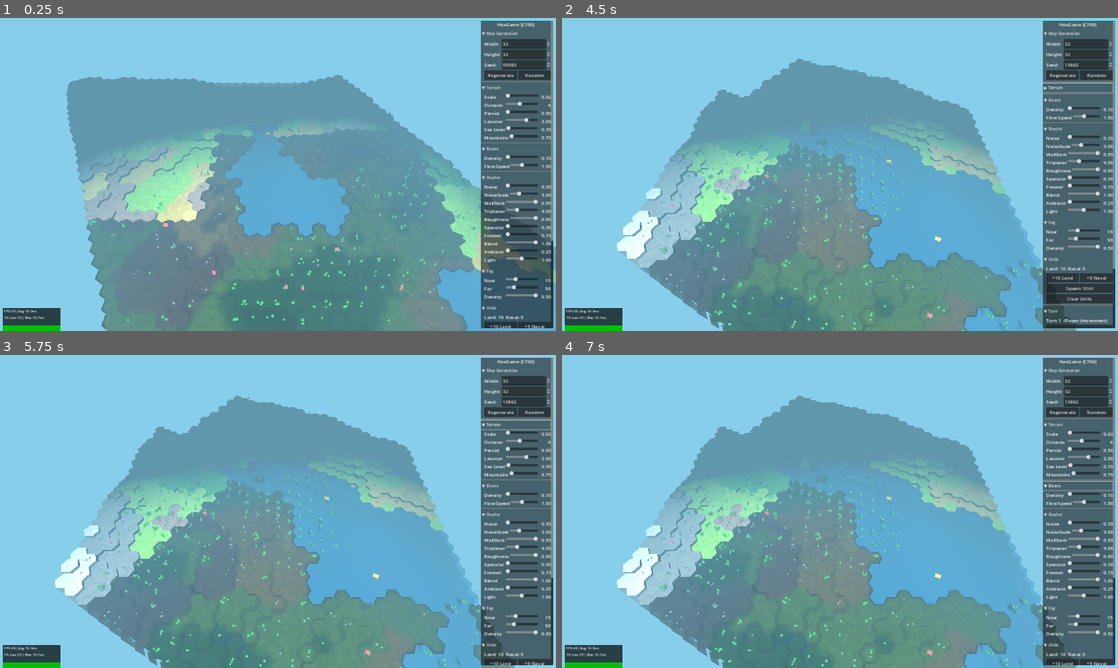
Above: before the commit, frames 1-4 (two rows, left to right).
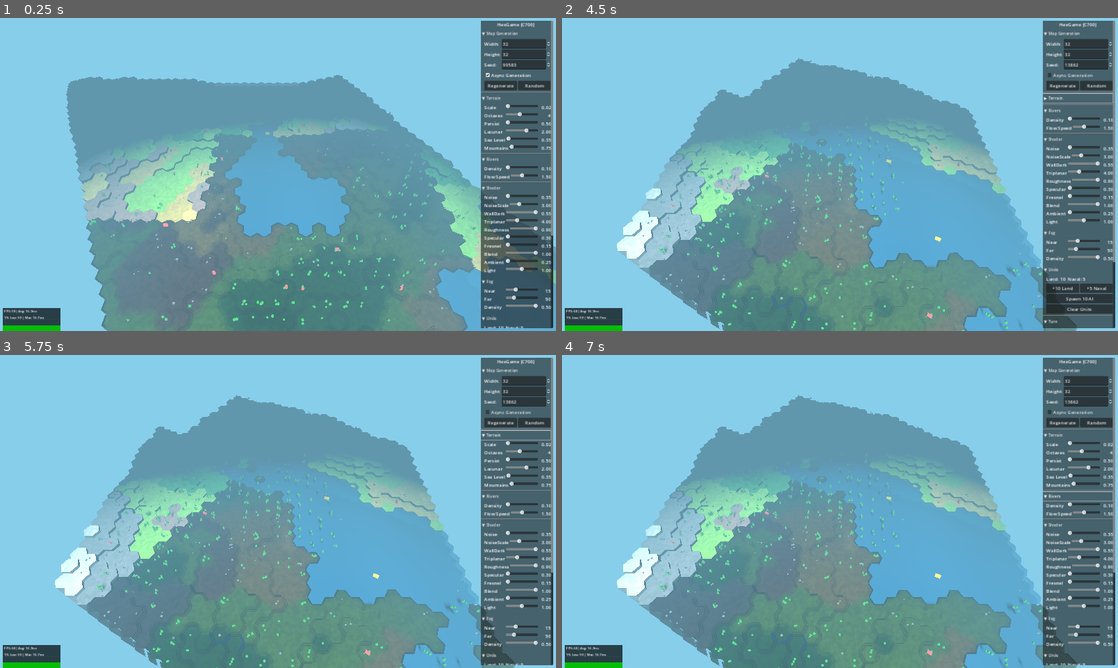
Above: after the commit, the same moments.

Repository: bobum/hexgame
Game: Godot game, scene res://scenes/main.tscn
Two runs of this game, one before a commit and one after it. Both use one fixed random seed, a clock stepped at 60 frames per second and the inputs below.
Inputs (mouse positions are in pixels of both pictures, inside the frame that each line leads up to):
- Up to frame 1 (0.25 s): no input
- Up to frame 2 (4.5 s): click (1079, 74) at 0.5 s, where only the run after the commit has a clickable "Async Generation"; click "▼ Map Generation" at 1.25 s; click "▶ Map Generation" at 2 s; click "Regenerate" at 2.75 s; click "Random" at 3.5 s; click "▼ Terrain" at 4.25 s
- Up to frame 3 (5.75 s): click "▶ Terrain" at 5 s
- Up to frame 4 (7 s): click "▼ Rivers" at 5.75 s; click "▶ Rivers" at 6.5 s

The runs differ from the first frame. In frame 1, 4.4% of the frame differs, in the area x 86-100%, y 16-100%; in frame 2, 4.4%; in frame 3, 4.5%; in frame 4, 4.5%.

Commit message:
Add async map generation with background threading
- Add threaded terrain generation using Godot's Thread class
- Move noise generation (elevation, moisture, biome) to background thread
- Keep rivers and features generation on main thread (requires grid traversal)
- Add async generation UI toggle checkbox in Map Generation folder
- Add generation status label showing progress during async generation
- Add _process() polling for thread completion
- Support both sync and async generation modes

Co-Authored-By: Claude Opus 4.5 <noreply@anthropic.com>

Diff:
--- a/godot/src/generation/map_generator.gd
+++ b/godot/src/generation/map_generator.gd
@@ -2,12 +2,23 @@
 extends RefCounted
 ## Procedural map generation using noise
 ## Matches web/src/generation/MapGenerator.ts
+## Supports both sync and async (threaded) generation
 
 const FeatureClass = preload("res://src/core/feature.gd")
+
+# Signals for async generation progress
+signal generation_started()
+signal generation_progress(phase: String, percent: float)
+signal generation_completed(success: bool, worker_time_ms: float, feature_time_ms: float)
 
 var noise: FastNoiseLite
 var grid: HexGrid
 var river_generator: RiverGenerator
+
+# Threading support
+var _thread: Thread
+var _is_generating: bool = false
+var _pending_seed: int = 0
 
 # Generation parameters
 var sea_level: float = 0.35
@@ -229,3 +240,190 @@
 
 	if tree_count > 0 or rock_count > 0:
 		print("Generated %d trees, %d rocks" % [tree_count, rock_count])
+
+
+# =============================================================================
+# ASYNC GENERATION METHODS
+# =============================================================================
+
+## Start async generation in background thread
+## Call is_generation_complete() in _process() to check when done
+## Then call finish_async_generation() to apply results
+func generate_async(hex_grid: HexGrid, seed_val: int = 0) -> void:
+	if _is_generating:
+		push_error("MapGenerator: Generation already in progress")
+		return
+
+	grid = hex_grid
+	_pending_seed = seed_val if seed_val != 0 else randi()
+	_is_generating = true
+
+	generation_started.emit()
+	generation_progress.emit("terrain", 0.0)
+
+	# Prepare input data for thread (no objects, just primitives)
+	var input = {
+		"width": grid.width,
+		"height": grid.height,
+		"seed": _pending_seed,
+		"noise_scale": noise_scale,
+		"octaves": octaves,
+		"persistence": persistence,
+		"lacunarity": lacunarity,
+		"sea_level": sea_level,
+	}
+
+	# Start background thread
+	_thread = Thread.new()
+	_thread.start(_thread_generate_terrain.bind(input))
+
+
+## Thread worker function - generates terrain data only (no grid access)
+## Returns Dictionary with cells array and timing info
+func _thread_generate_terrain(input: Dictionary) -> Dictionary:
+	var start_time = Time.get_ticks_msec()
+
+	# Create noise generators in thread (thread-safe)
+	var elev_noise = FastNoiseLite.new()
+	elev_noise.noise_type = FastNoiseLite.TYPE_SIMPLEX
+	elev_noise.seed = input["seed"]
+	elev_noise.frequency = input["noise_scale"]
+	elev_noise.fractal_octaves = input["octaves"]
+	elev_noise.fractal_gain = input["persistence"]
+	elev_noise.fractal_lacunarity = input["lacunarity"]
+
+	var moist_noise = FastNoiseLite.new()
+	moist_noise.noise_type = FastNoiseLite.TYPE_SIMPLEX
+	moist_noise.seed = input["seed"] + 1000
+	moist_noise.frequency = 0.03
+
+	var cells: Array[Dictionary] = []
+	var width = input["width"]
+	var height = input["height"]
+	var sea_lvl = input["sea_level"]
+
+	# Generate all cells
+	for r in range(height):
+		for q in range(width):
+			# Calculate world position (same as HexCoordinates.to_world_position)
+			var x = (q + r * 0.5) * (HexMetrics.INNER_RADIUS * 2.0)
+			var z = r * (HexMetrics.OUTER_RADIUS * 1.5)
+
+			# Elevation from noise
+			var noise_val = (elev_noise.get_noise_2d(x, z) + 1.0) / 2.0
+			var elevation: int
+			if noise_val < sea_lvl:
+				elevation = HexMetrics.MIN_ELEVATION
+			else:
+				var normalized = (noise_val - sea_lvl) / (1.0 - sea_lvl)
+				elevation = int(normalized * HexMetrics.MAX_ELEVATION)
+
+			# Moisture from noise
+			var moisture = (moist_noise.get_noise_2d(x, z) + 1.0) / 2.0
+
+			# Determine terrain type (static function for thread safety)
+			var terrain_type = _get_biome_for_thread(elevation, moisture)
+
+			cells.append({
+				"q": q,
+				"r": r,
+				"elevation": elevation,
+				"moisture": moisture,
+				"terrain_type": terrain_type
+			})
+
+	return {
+		"cells": cells,
+		"worker_time": Time.get_ticks_msec() - start_time
+	}
+
+
+## Static biome function for thread (avoids instance access)
+static func _get_biome_for_thread(elevation: int, moisture: float) -> int:
+	# Water
+	if elevation < HexMetrics.WATER_LEVEL:
+		if elevation < HexMetrics.WATER_LEVEL - 1:
+			return TerrainType.Type.OCEAN
+		return TerrainType.Type.COAST
+
+	# High elevation
+	if elevation >= 6:
+		return TerrainType.Type.SNOW
+	if elevation >= 4:
+		return TerrainType.Type.MOUNTAINS
+
+	# Land biomes based on moisture
+	if moisture < 0.2:
+		return TerrainType.Type.DESERT
+	elif moisture < 0.4:
+		if elevation >= 2:
+			return TerrainType.Type.HILLS
+		return TerrainType.Type.SAVANNA
+	elif moisture < 0.6:
+		return TerrainType.Type.PLAINS
+	elif moisture < 0.8:
+		return TerrainType.Type.FOREST
+	else:
+		return TerrainType.Type.JUNGLE
+
+
+## Check if async generation thread has completed
+func is_generation_complete() -> bool:
+	return _thread != null and not _thread.is_alive()
+
+
+## Check if generation is in progress
+func is_generating() -> bool:
+	return _is_generating
+
+
+## Finish async generation - MUST be called from main thread
+## Applies thread results to grid, then runs rivers/features on main thread
+func finish_async_generation() -> Dictionary:
+	if not _thread:
+		return {"worker_time": 0, "feature_time": 0}
+
+	# Wait for thread and get results
+	var result = _thread.wait_to_finish()
+	_thread = null
+
+	generation_progress.emit("applying", 0.3)
+
+	# Apply terrain data to grid (main thread, safe to access grid)
+	for cell_data in result["cells"]:
+		var cell = grid.get_cell(cell_data["q"], cell_data["r"])
+		if cell:
+			cell.elevation = cell_data["elevation"]
+			cell.moisture = cell_data["moisture"]
+			cell.terrain_type = cell_data["terrain_type"]
+
+	generation_progress.emit("rivers", 0.5)
+
+	# Generate rivers on main thread (requires grid traversal)
+	var feature_start = Time.get_ticks_msec()
+	_generate_rivers(_pending_seed)
+
+	generation_progress.emit("features", 0.75)
+
+	# Generate features on main thread
+	_generate_features(_pending_seed)
+
+	var feature_time = Time.get_ticks_msec() - feature_start
+
+	_is_generating = false
+	generation_progress.emit("complete", 1.0)
+	generation_completed.emit(true, result["worker_time"], feature_time)
+
+	return {
+		"worker_time": result["worker_time"],
+		"feature_time": feature_time
+	}
+
+
+## Cancel ongoing generation (cleanup)
+func cancel_generation() -> void:
+	if _thread and _thread.is_alive():
+		# Can't actually cancel thread, but we can wait and discard results
+		_thread.wait_to_finish()
+	_thread = null
+	_is_generating = false
--- a/godot/src/main.gd
+++ b/godot/src/main.gd
@@ -35,6 +35,11 @@
 # Map settings
 var map_width: int = 32
 var map_height: int = 32
+
+# Async generation
+var use_async_generation: bool = true
+var _async_generation_pending: bool = false
+var _async_needs_new_units: bool = false  # True when grid size changed
 
 # UI scene
 const GameUIScene = preload("res://scenes/game_ui.tscn")
@@ -68,6 +73,7 @@
 	game_ui.shader_param_changed.connect(_on_shader_param_changed)
 	game_ui.lighting_param_changed.connect(_on_lighting_param_changed)
 	game_ui.fog_param_changed.connect(_on_fog_param_changed)
+	game_ui.async_toggle_changed.connect(_on_async_toggle_changed)
 
 
 func _setup_screenshot_capture() -> void:
@@ -266,6 +272,11 @@
 				world_env.environment.fog_light_energy = value
 
 
+func _on_async_toggle_changed(enabled: bool) -> void:
+	use_async_generation = enabled
+	print("Async generation: %s" % ("enabled" if enabled else "disabled"))
+
+
 func _on_end_turn() -> void:
 	if turn_manager:
 		turn_manager.end_turn()
@@ -354,6 +365,10 @@
 
 
 func _process(delta: float) -> void:
+	# Check for async generation completion
+	if _async_generation_pending and map_generator and map_generator.is_generation_complete():
+		_finish_async_generation()
+
 	# Update water animation and visibility
 	if chunked_water:
 		chunked_water.update_animation(delta)
@@ -410,6 +425,11 @@
 
 
 func _regenerate_map() -> void:
+	# Cancel any pending async generation
+	if _async_generation_pending and map_generator:
+		map_generator.cancel_generation()
+		_async_generation_pending = false
+
 	# Remove old terrain
 	if chunked_terrain:
 		chunked_terrain.dispose()
@@ -432,8 +452,36 @@
 	if unit_manager:
 		unit_manager.clear()
 
-	# Regenerate
-	map_generator.generate(grid, current_seed)
+	# Regenerate - async or sync based on setting
+	if use_async_generation:
+		_async_generation_pending = true
+		_async_needs_new_units = false  # Same grid, respawn units
+		map_generator.generate_async(grid, current_seed)
+		print("Async map generation started with seed: %d" % current_seed)
+		if game_ui:
+			game_ui.show_generation_status("Generating terrain...")
+	else:
+		map_generator.generate(grid, current_seed)
+		print("Map generated (sync) with seed: %d" % current_seed)
+		_finish_map_build()
+
+
+## Called when async generation completes
+func _finish_async_generation() -> void:
+	_async_generation_pending = false
+	var result = map_generator.finish_async_generation()
+	print("Map generated (async): worker=%dms, features=%dms" % [result["worker_time"], result["feature_time"]])
+	if game_ui:
+		game_ui.hide_generation_status()
+
+	if _async_needs_new_units:
+		_finish_map_build_with_new_units()
+	else:
+		_finish_map_build()
+
+
+## Common map building after generation completes
+func _finish_map_build() -> void:
 	_build_terrain()
 	_build_features()
 
@@ -463,6 +511,38 @@
 		_update_unit_counts()
 
 
+## Map building when grid size changed (needs new unit manager)
+func _finish_map_build_with_new_units() -> void:
+	_build_terrain()
+	_build_features()
+
+	# Update hover with new grid
+	if hex_hover:
+		hex_hover.setup(grid, camera)
+
+	# Setup new unit manager with new grid
+	unit_manager = UnitManager.new(grid)
+	var spawned = unit_manager.spawn_mixed_units(10, 5, 1)
+	print("Spawned %d land, %d naval units" % [spawned["land"], spawned["naval"]])
+	if unit_renderer:
+		unit_renderer.setup(unit_manager, grid)
+		unit_renderer.build()
+
+	# Update pathfinder
+	pathfinder = Pathfinder.new(grid, unit_manager)
+
+	# Update turn manager
+	turn_manager = TurnManager.new(unit_manager)
+	turn_manager.start_game()
+
+	if selection_manager:
+		selection_manager.clear_selection()
+		selection_manager.setup(unit_manager, unit_renderer, grid, camera, pathfinder, path_renderer, turn_manager)
+
+	_update_turn_display()
+	_update_unit_counts()
+
+
 ## Get the hex cell at a world position (for raycasting)
 func get_cell_at_world_pos(world_pos: Vector3) -> HexCell:
 	var coords = HexCoordinates.from_world_position(world_pos)
@@ -471,6 +551,11 @@
 
 ## Regenerate with specific settings
 func regenerate_with_settings(width: int, height: int, seed_val: int) -> void:
+	# Cancel any pending async generation
+	if _async_generation_pending and map_generator:
+		map_generator.cancel_generation()
+		_async_generation_pending = false
+
 	map_width = width
 	map_height = height
 	current_seed = seed_val
@@ -501,33 +586,15 @@
 	grid = HexGrid.new(map_width, map_height)
 	grid.initialize()
 
-	# Generate and build
-	map_generator.generate(grid, current_seed)
-	_build_terrain()
-	_build_features()
-
-	# Update hover with new grid
-	if hex_hover:
-		hex_hover.setup(grid, camera)
-
-	# Setup new unit manager with new grid
-	unit_manager = UnitManager.new(grid)
-	var spawned = unit_manager.spawn_mixed_units(10, 5, 1)
-	print("Spawned %d land, %d naval units" % [spawned["land"], spawned["naval"]])
-	if unit_renderer:
-		unit_renderer.setup(unit_manager, grid)
-		unit_renderer.build()
-
-	# Update pathfinder
-	pathfinder = Pathfinder.new(grid, unit_manager)
-
-	# Update turn manager
-	turn_manager = TurnManager.new(unit_manager)
-	turn_manager.start_game()
-
-	if selection_manager:
-		selection_manager.clear_selection()
-		selection_manager.setup(unit_manager, unit_renderer, grid, camera, pathfinder, path_renderer, turn_manager)
-
-	_update_turn_display()
-	_update_unit_counts()
+	# Generate - async or sync based on setting
+	if use_async_generation:
+		_async_generation_pending = true
+		_async_needs_new_units = true  # New grid size, need new unit manager
+		map_generator.generate_async(grid, current_seed)
+		print("Async map generation started with seed: %d (size: %dx%d)" % [current_seed, map_width, map_height])
+		if game_ui:
+			game_ui.show_generation_status("Generating terrain...")
+	else:
+		map_generator.generate(grid, current_seed)
+		print("Map generated (sync) with seed: %d" % current_seed)
+		_finish_map_build_with_new_units()
--- a/godot/src/ui/game_ui.gd
+++ b/godot/src/ui/game_ui.gd
@@ -14,6 +14,7 @@
 signal shader_param_changed(param: String, value: float)
 signal lighting_param_changed(param: String, value: float)
 signal fog_param_changed(param: String, value: float)
+signal async_toggle_changed(enabled: bool)
 
 @onready var panel: PanelContainer = $Panel
 @onready var scroll: ScrollContainer = $Panel/ScrollContainer
@@ -33,6 +34,10 @@
 var triangles_label: Label
 var turn_label: Label
 var unit_count_label: Label
+var generation_status_label: Label
+
+# Checkboxes
+var async_checkbox: CheckBox
 
 # Sliders
 var noise_scale_slider: HSlider
@@ -185,6 +190,20 @@
 	seed_spin.size_flags_horizontal = Control.SIZE_EXPAND_FILL
 	grid.add_child(seed_spin)
 
+	# Async checkbox
+	async_checkbox = CheckBox.new()
+	async_checkbox.text = "Async Generation"
+	async_checkbox.button_pressed = true  # Default enabled
+	async_checkbox.toggled.connect(_on_async_toggled)
+	content.add_child(async_checkbox)
+
+	# Generation status label (hidden by default)
+	generation_status_label = Label.new()
+	generation_status_label.text = ""
+	generation_status_label.visible = false
+	generation_status_label.add_theme_color_override("font_color", Color(1.0, 0.8, 0.2))  # Yellow
+	content.add_child(generation_status_label)
+
 	# Buttons
 	var btn_hbox = HBoxContainer.new()
 	btn_hbox.size_flags_horizontal = Control.SIZE_EXPAND_FILL
@@ -591,6 +610,24 @@
 				label.text = "%d" % int(value) if is_int else "%.2f" % value
 
 
+func _on_async_toggled(enabled: bool) -> void:
+	async_toggle_changed.emit(enabled)
+
+
+## Show generation status message
+func show_generation_status(message: String) -> void:
+	if generation_status_label:
+		generation_status_label.text = message
+		generation_status_label.visible = true
+
+
+## Hide generation status message
+func hide_generation_status() -> void:
+	if generation_status_label:
+		generation_status_label.visible = false
+		generation_status_label.text = ""
+
+
 func _get_controls_text() -> String:
 	return """Camera:
 WASD/Arrows: Pan
